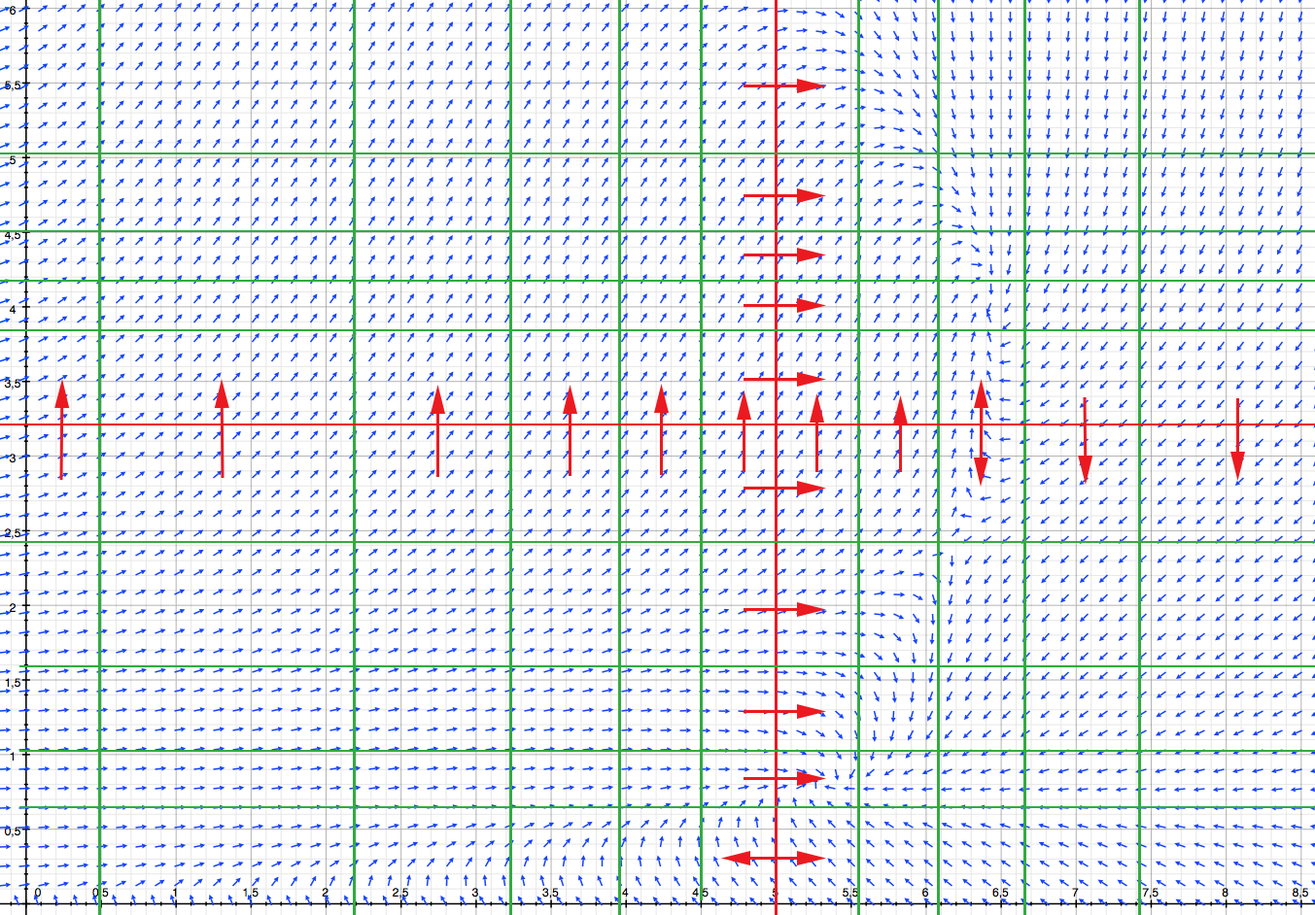
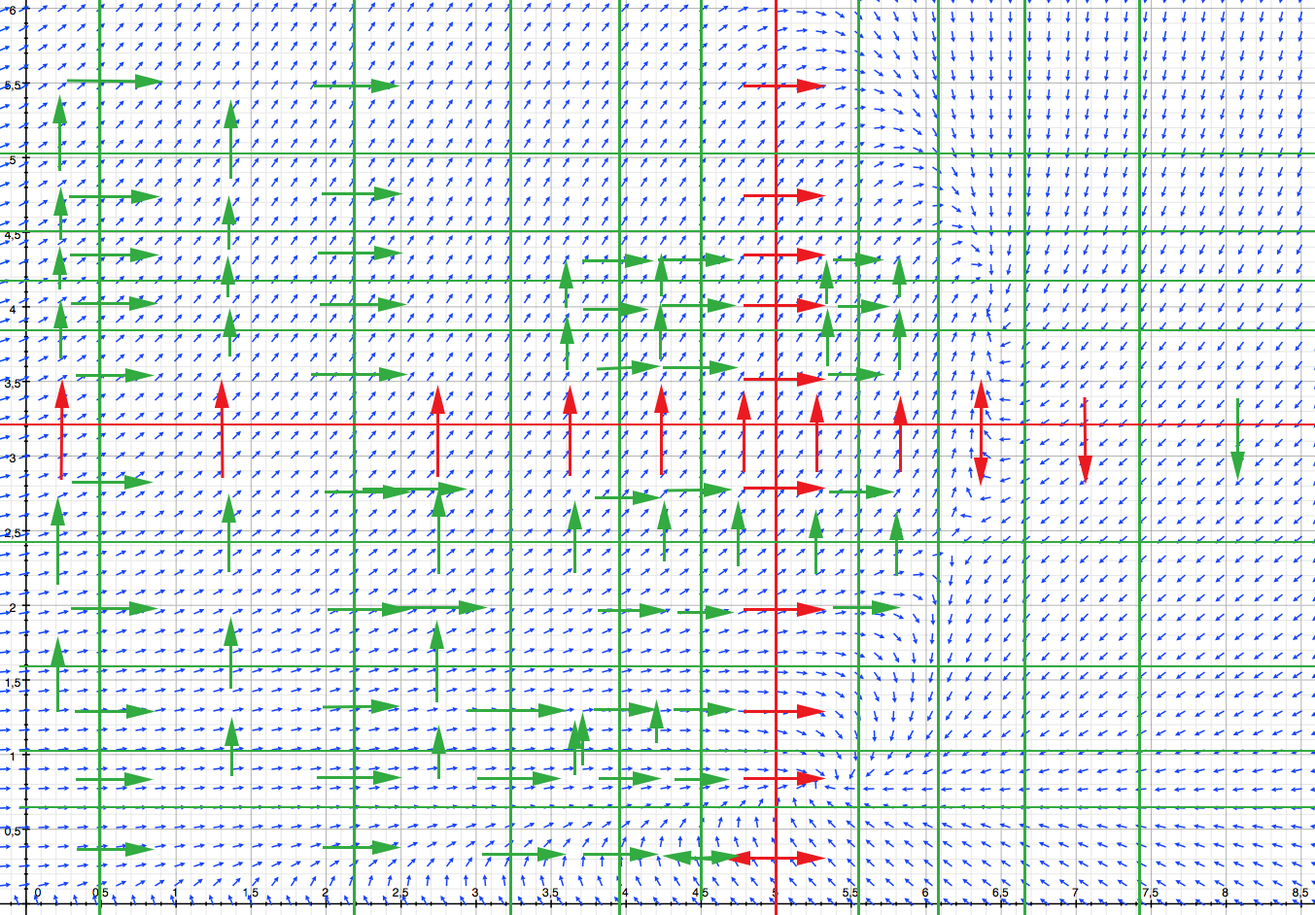
Two versions of the same layered image (1315x915). Layer-by-layer changes:
added layer "Shape 61" in group "transitions" over [left=431, top=487, right=447, bottom=575]
added layer "Shape 60" in group "transitions" over [left=429, top=619, right=445, bottom=703]
added layer "Shape 58" in group "transitions" over [left=477, top=771, right=562, bottom=787]
added layer "Shape 57" in group "transitions" over [left=467, top=703, right=568, bottom=719]
added layer "Shape 56" in group "transitions" over [left=384, top=600, right=488, bottom=616]
added layer "Shape 55" in group "transitions" over [left=362, top=481, right=468, bottom=497]
added layer "Shape 47" in group "transitions" over [left=313, top=78, right=401, bottom=94]
added layer "Shape 46" in group "transitions" over [left=321, top=186, right=404, bottom=202]
added layer "Shape 45" in group "transitions" over [left=317, top=245, right=404, bottom=261]
added layer "Shape 44" in group "transitions" over [left=319, top=297, right=408, bottom=312]
added layer "Shape 43" in group "transitions" over [left=310, top=367, right=409, bottom=382]
added layer "Shape 42" in group "transitions" over [left=324, top=484, right=412, bottom=500]
added layer "Shape 41" in group "transitions" over [left=327, top=602, right=412, bottom=618]
added layer "Shape 39" in group "transitions" over [left=316, top=770, right=403, bottom=786]
added layer "Shape 29" in group "transitions" over [left=50, top=496, right=66, bottom=585]
added layer "Shape 24" in group "transitions" over [left=70, top=601, right=159, bottom=617]
added layer "Shape 21" in group "transitions" over [left=70, top=296, right=159, bottom=311]
added layer "Shape 20" in group "transitions" over [left=69, top=247, right=160, bottom=263]
added layer "Shape 19" in group "transitions" over [left=68, top=189, right=161, bottom=205]
added layer "Shape 18" in group "transitions" over [left=67, top=73, right=165, bottom=90]
…and 60 more changes (59 added, 1 painted)
